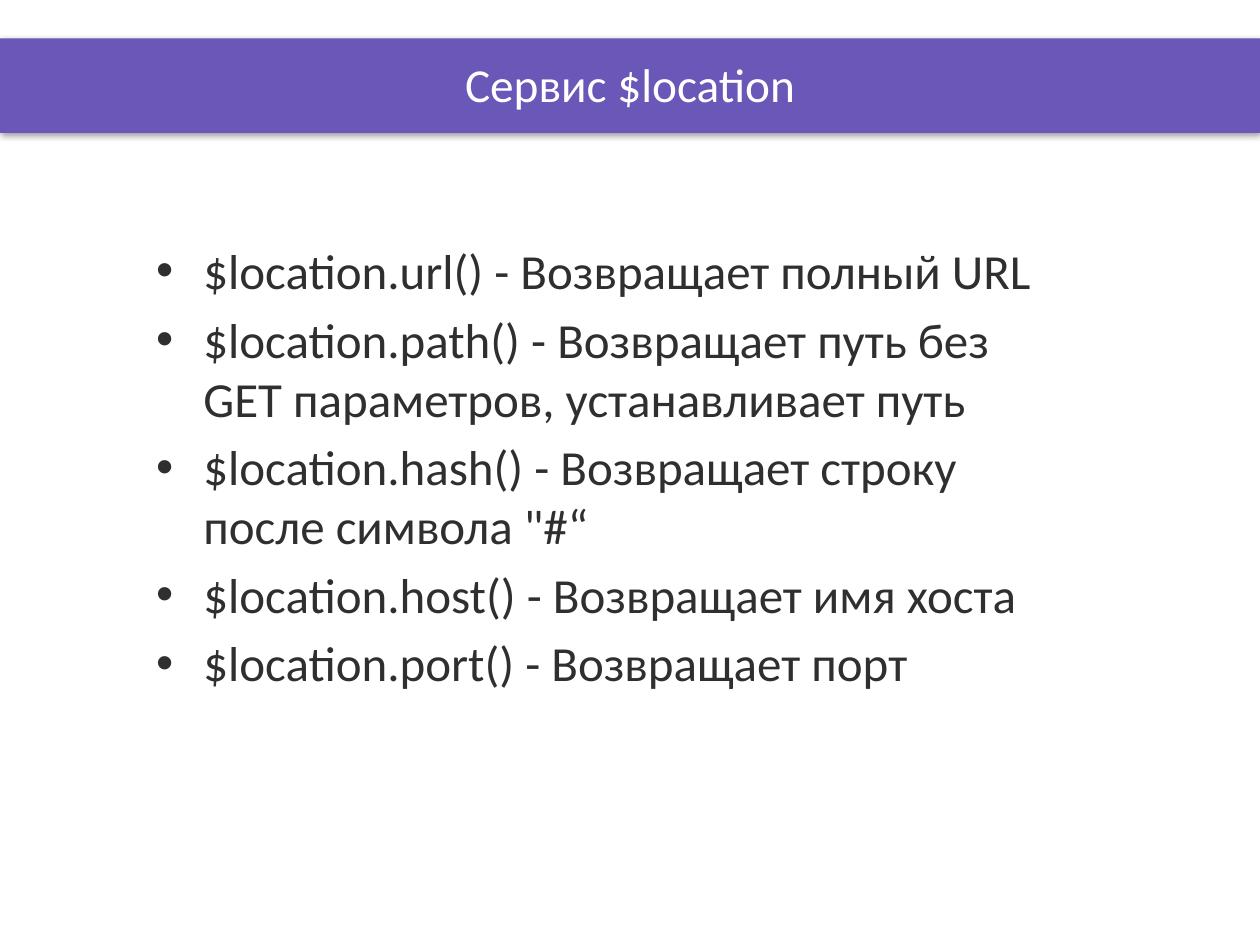
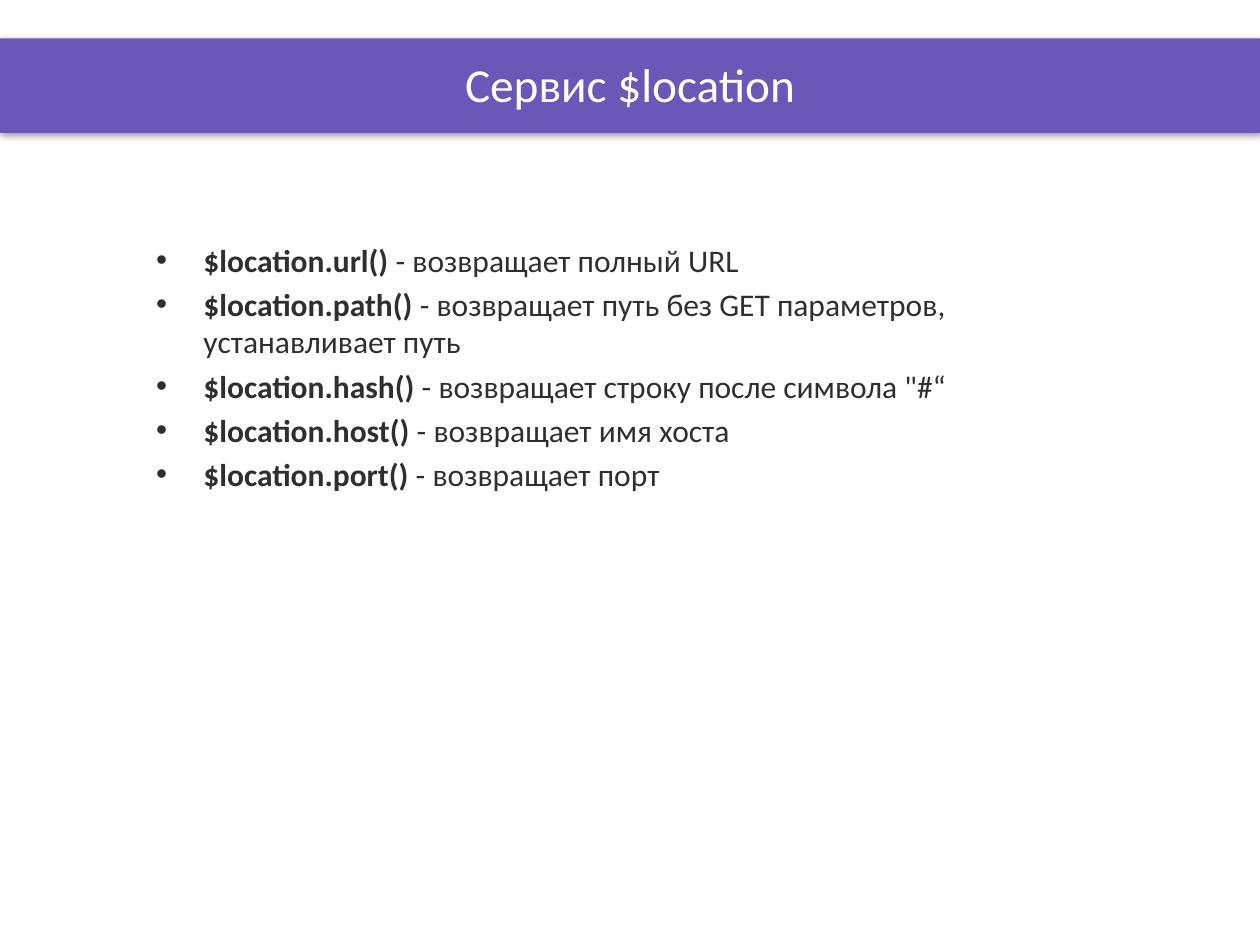
Before and after one commit to DinamickaDevelopment/ignite, a slide deck: slide 4 of AngularJS/lesson_16/Presentation/Routing.pptx. Drawn at 1260x945 pixels with LibreOffice and Linux fonts; fonts in the diff are those of the drawing; background and template pictures are left out. Boxes give left, top, right and bottom in pixels: in the first picture for what was removed or moved away, otherwise in the second. Text is boxed around its words. In the diff, an @@ line names an element or a change of style, - is before the commit and + after.

```diff
--- a/AngularJS/lesson_16/Presentation/Routing.pptx
+++ b/AngularJS/lesson_16/Presentation/Routing.pptx
@@ text at (x1=203, y1=249, x2=946, y2=491): text changed; size 28 to 18 pt @@
-• $location.url() - Возвращает полный URL
-• $location.path() - Возвращает путь без GET параметров, устанавливает путь
-• $location.hash() - Возвращает строку после символа "#“
-• $location.host() - Возвращает имя хоста
-• $location.port() - Возвращает порт
+• $location.url() - возвращает полный URL
+• $location.path() - возвращает путь без GET параметров, устанавливает путь
+• $location.hash() - возвращает строку после символа "#“
+• $location.host() - возвращает имя хоста
+• $location.port() - возвращает порт
```
Also in this commit, not shown: 4 other slides changed, 9 other files.
